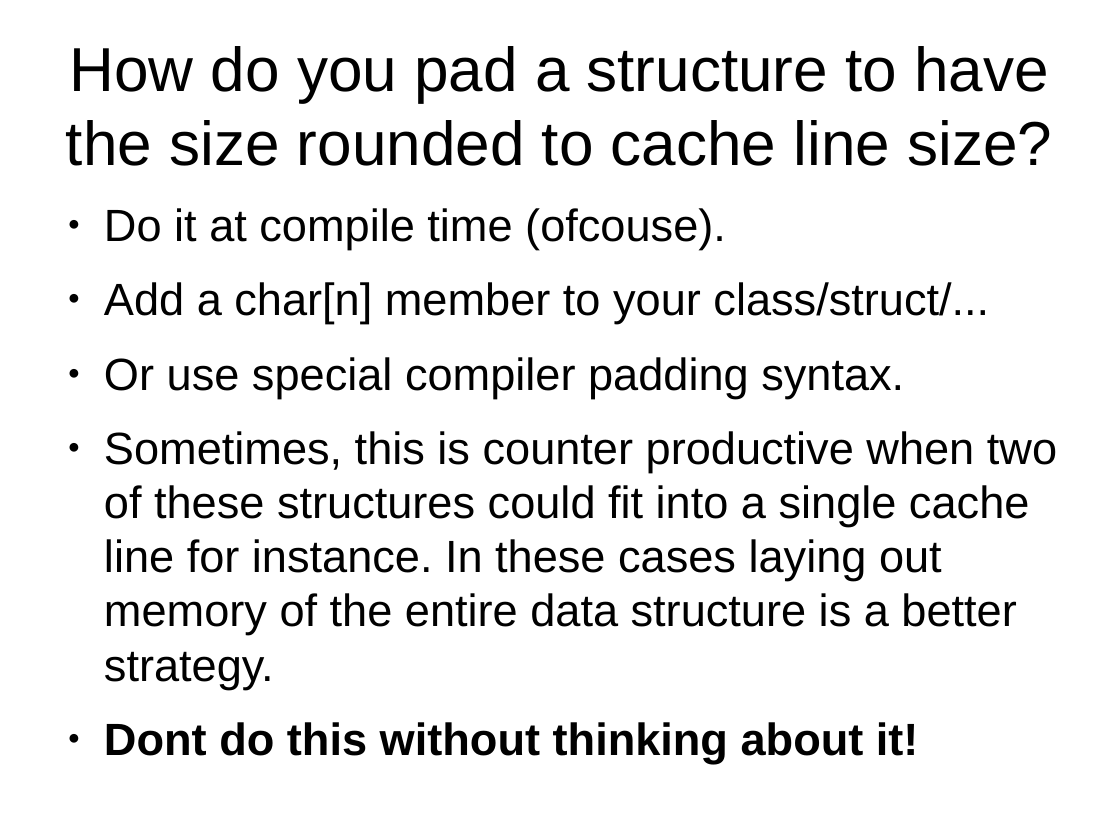
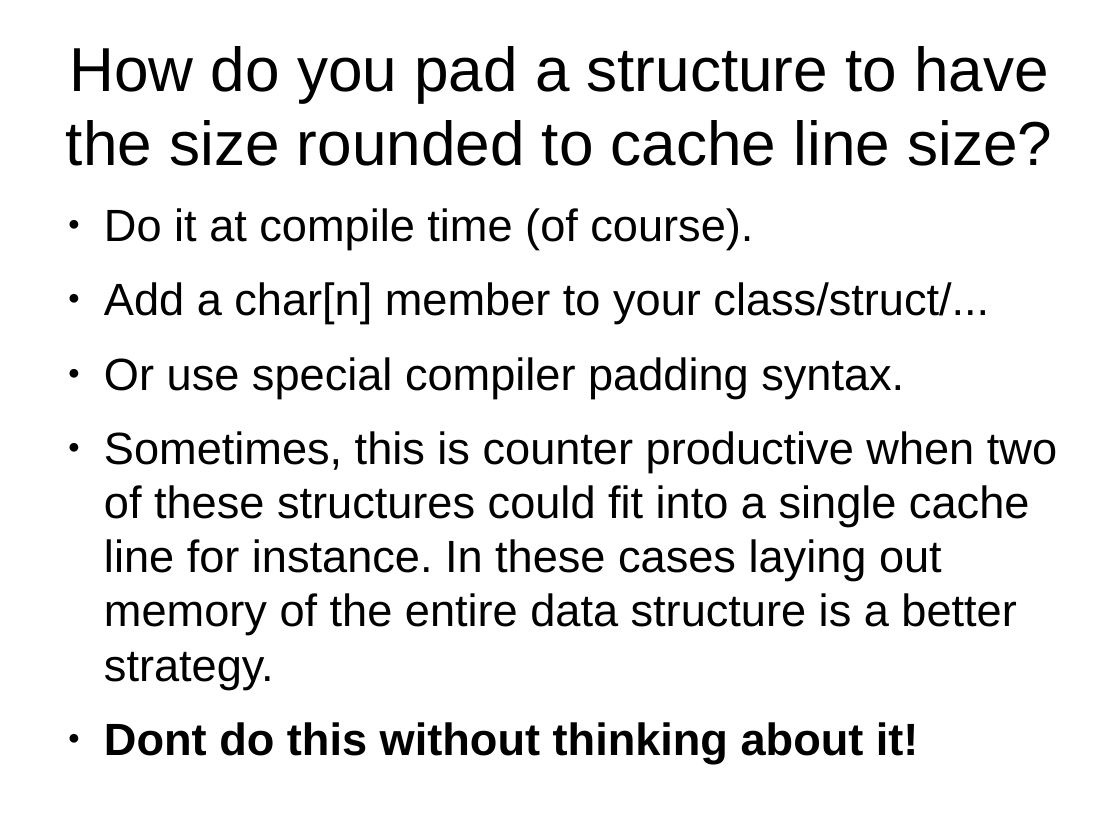
Before and after one commit to veltzer/demos-linux, a slide deck: slide 21 of doc/multicore.odp. Drawn at 1120x840 pixels with LibreOffice and Linux fonts; fonts in the diff are those of the drawing. Boxes give left, top, right and bottom in pixels: in the first picture for what was removed or moved away, otherwise in the second. Text is boxed around its words. In the diff, an @@ line names an element or a change of style, - is before the commit and + after.

```diff
--- a/doc/multicore.odp
+++ b/doc/multicore.odp
@@ text at [104, 208, 753, 250]: text changed @@
-● Do it at compile time (ofcouse).
+● Do it at compile time (of course).
```
Also in this commit, not shown: 1 other slide changed, 5 other files.
